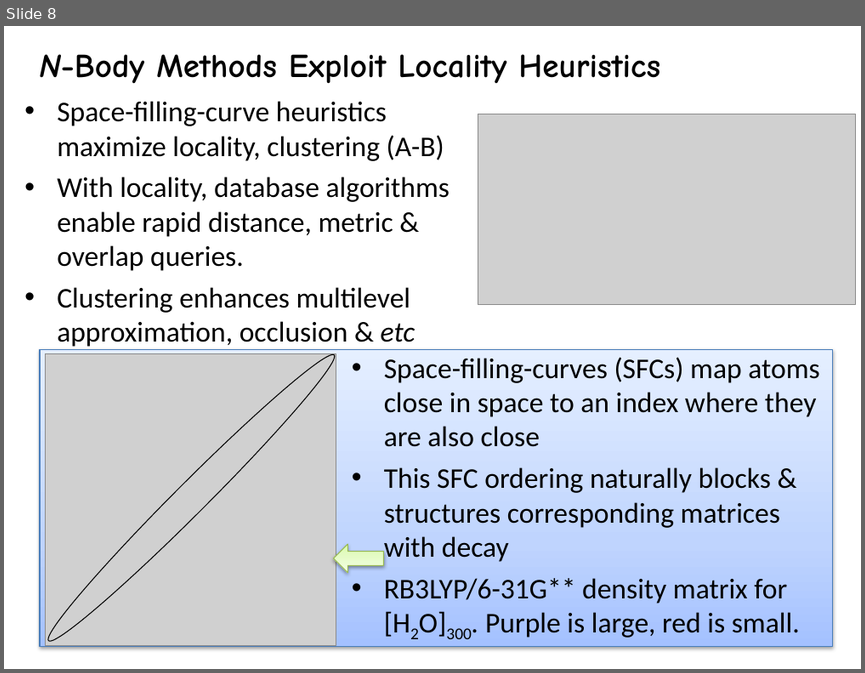
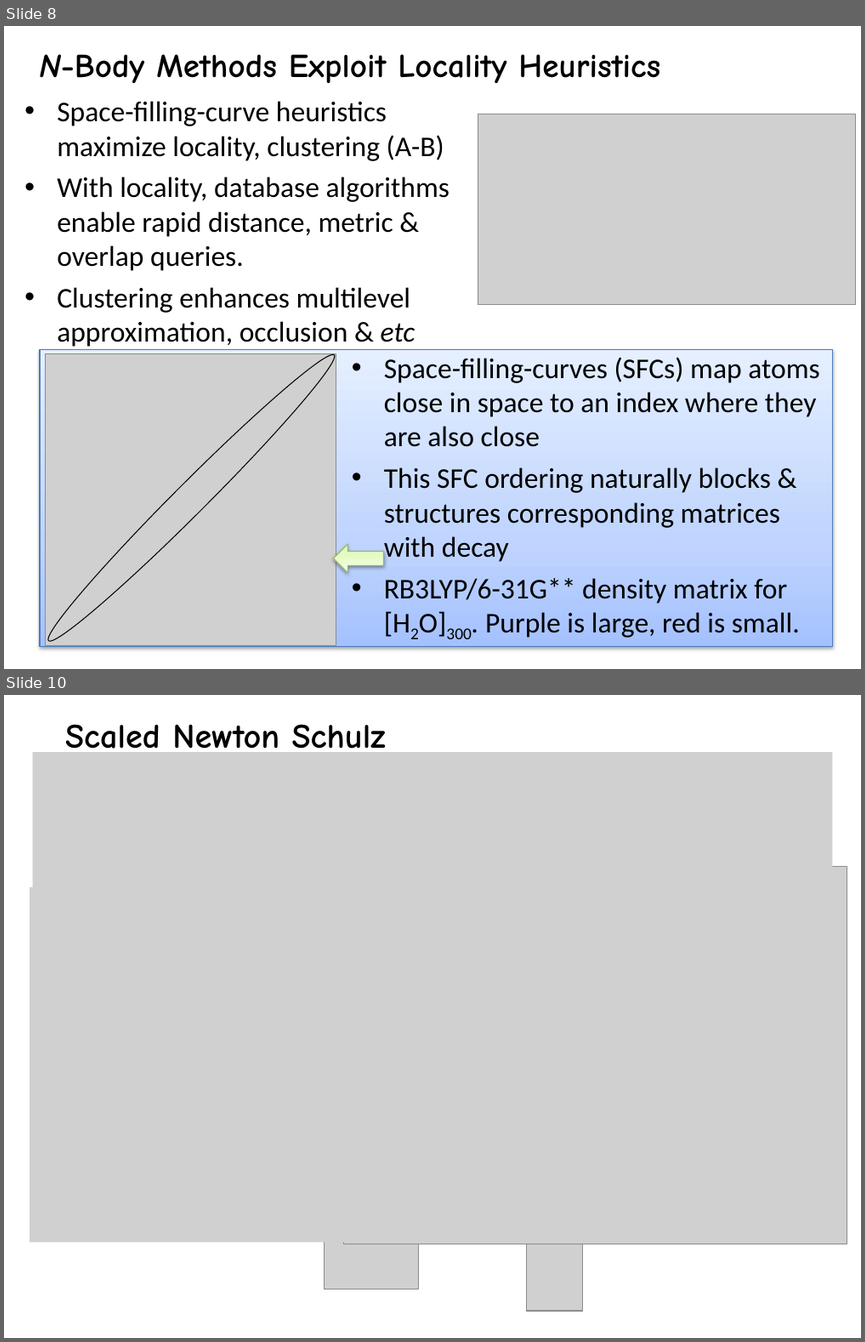
Before and after one commit to FreeON/spammpack, a slide deck: sandwitch_results_3_2015/spamm_big_picture.pptx. Shown one above the other, each under a label of ours: slide 8 before the commit, slides 8 and 10 after it; the slides between them are not shown. The pictures are 865x673 and 865x1342 pixels, drawn with LibreOffice and Linux fonts; fonts in the diff are those of the drawing; grey boxes stand for pictures. Boxes give left, top, right and bottom in pixels: in the first picture for what was removed or moved away, otherwise in the second. Text is boxed around its words. In the diff, an @@ line names an element or a change of style, - is before the commit and + after.

```diff
--- a/sandwitch_results_3_2015/spamm_big_picture.pptx
+++ b/sandwitch_results_3_2015/spamm_big_picture.pptx
@@ slide 10 added at [4, 695, 861, 1338], background #FFFFFF @@
@@ title added at [65, 724, 386, 759], 28.8 pt, text #000000, bold @@
+Scaled Newton Schulz
@@ picture added at [32, 753, 832, 931] @@
@@ picture added at [344, 867, 847, 1243] @@
@@ picture added at [30, 887, 353, 1242] @@
@@ picture added at [324, 1195, 418, 1289] @@
@@ picture added at [526, 1216, 582, 1310] @@
```
Also in this commit, not shown: 3 slides changed, 1 other slide added, 2 slides removed, 3 other files.
